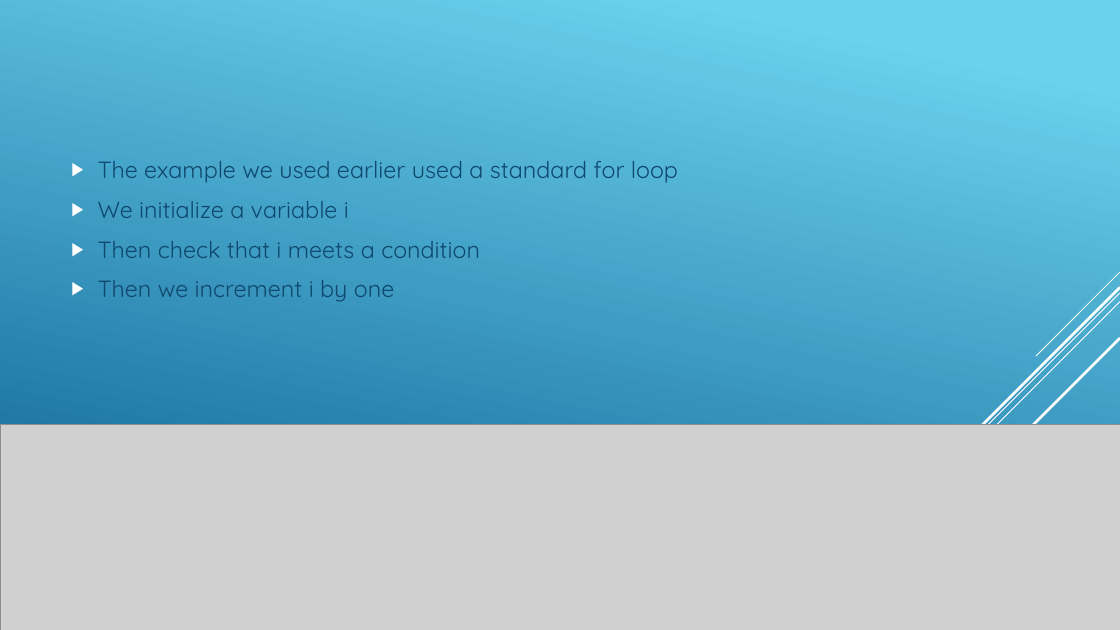
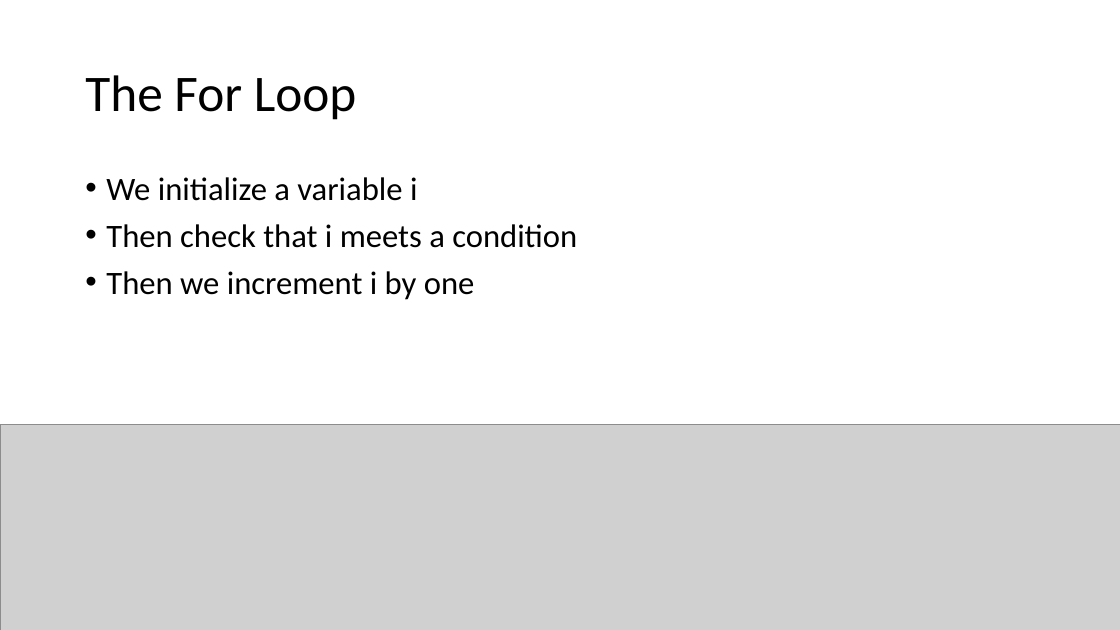
Before and after one commit to YWCANWIL-TechLab/module6-exercises-day1-YaminahAlanis, a slide deck: slide 21 of slides/Module 6 - Logic, Conditions, and Loops.pptx. Drawn at 1120x630 pixels with LibreOffice and Linux fonts; fonts in the diff are those of the drawing; grey boxes stand for pictures. Boxes give left, top, right and bottom in pixels: in the first picture for what was removed or moved away, otherwise in the second. Text is boxed around its words. In the diff, an @@ line names an element or a change of style, - is before the commit and + after.

```diff
--- a/slides/Module 6 - Logic, Conditions, and Loops.pptx
+++ b/slides/Module 6 - Logic, Conditions, and Loops.pptx
@@ background gradient #6ED2EB to #06588E to #FFFFFF @@
@@ title added at (85,75,357,120), 44 pt, text #000000 @@
+The For Loop
@@ text "We initialize a variable i": place and size @@
-text "We initialize a variable i" at (98,161,678,302)
+text "We initialize a variable i" at (106,177,577,300)
@@ text "We initialize a variable i" at (106,177,577,300): size 20 to 28 pt, font Quicksand to Calibri, text colour #0F496F to #000000; bullet ▶ to •; line spacing 1 to 0.9; vertical alignment middle to top @@
@@ text at (98,161,678,183): paragraph removed @@
-▶ The example we used earlier used a standard for loop
@@ group removed at (846,272,1120,567): 5 lines @@
```
Also in this commit, not shown: 37 other slides changed, 6 other files.
